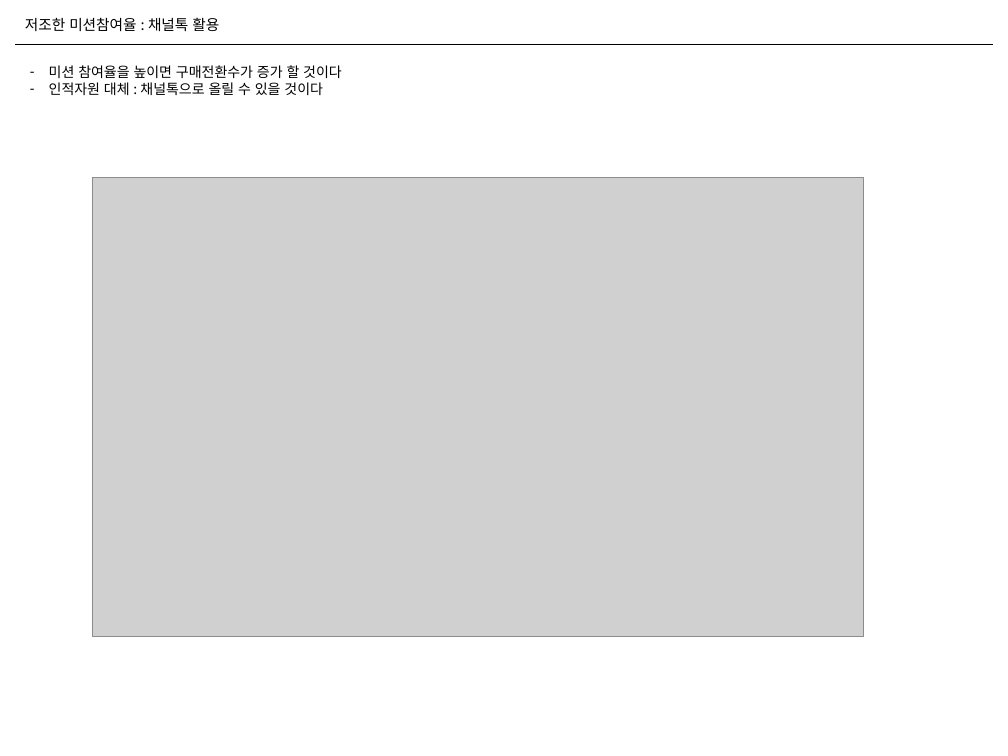
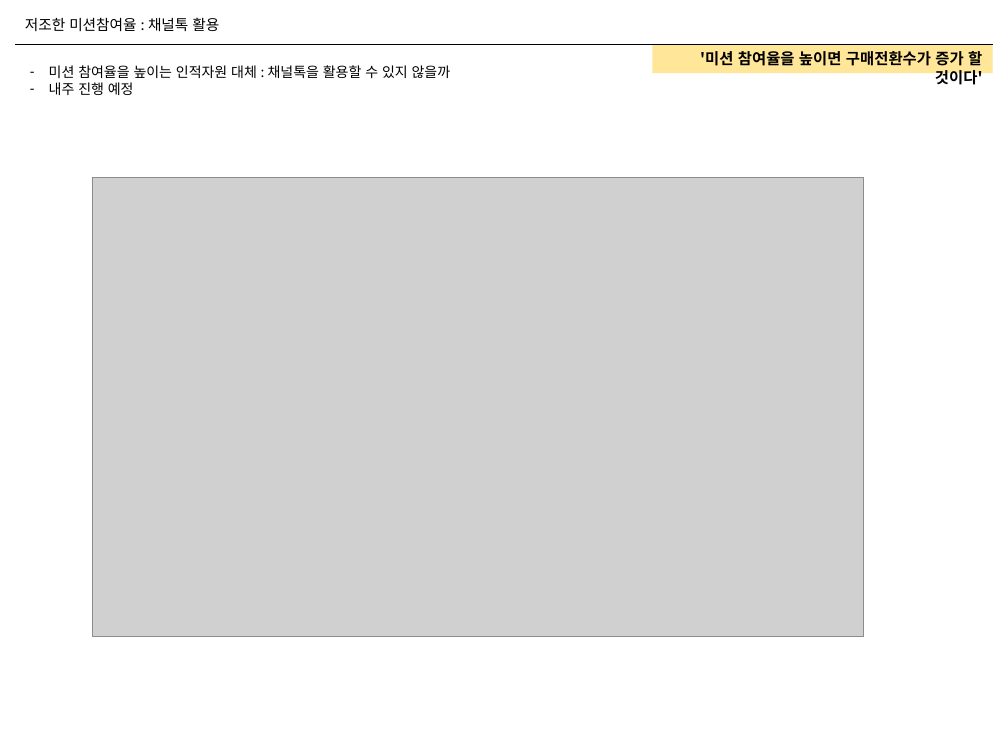
Before and after one commit to naxvinci/marketing, a slide deck: slide 21 of marketing_insights_GA.pptx (slide 18 before the commit). Drawn at 1008x756 pixels with LibreOffice and Linux fonts; fonts in the diff are those of the drawing; grey boxes stand for pictures. Boxes give left, top, right and bottom in pixels: in the first picture for what was removed or moved away, otherwise in the second. Text is boxed around its words. In the diff, an @@ line names an element or a change of style, - is before the commit and + after.

```diff
--- a/marketing_insights_GA.pptx
+++ b/marketing_insights_GA.pptx
@@ rectangle added at <box>652,44,993,74</box>, fill #FFE699, 11 pt, text #000000, bold @@
+'미션 참여율을 높이면 구매전환수가 증가 할 것이다'
@@ text at <box>49,65,451,95</box>: text changed @@
-– 미션 참여율을 높이면 구매전환수가 증가 할 것이다
-– 인적자원 대체 : 채널톡으로 올릴 수 있을 것이다
+– 미션 참여율을 높이는 인적자원 대체 : 채널톡을 활용할 수 있지 않을까
+– 내주 진행 예정
```
Also in this commit, not shown: 8 other slides changed, 4 slides added, 1 slide removed.
